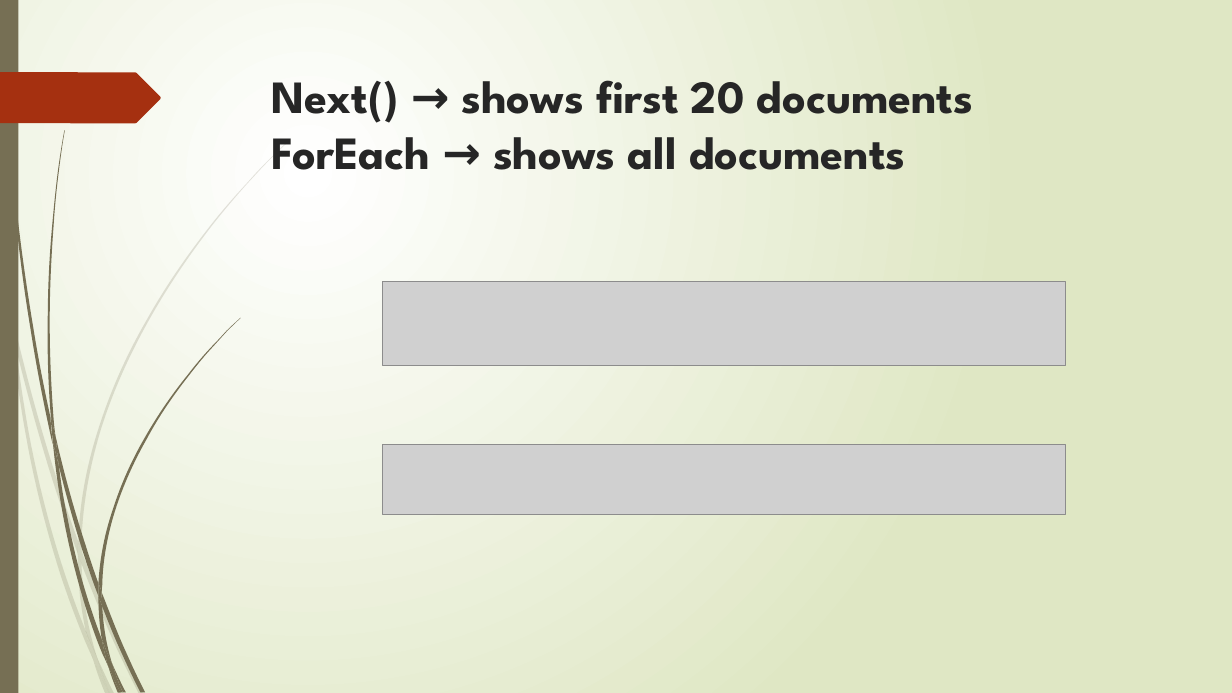
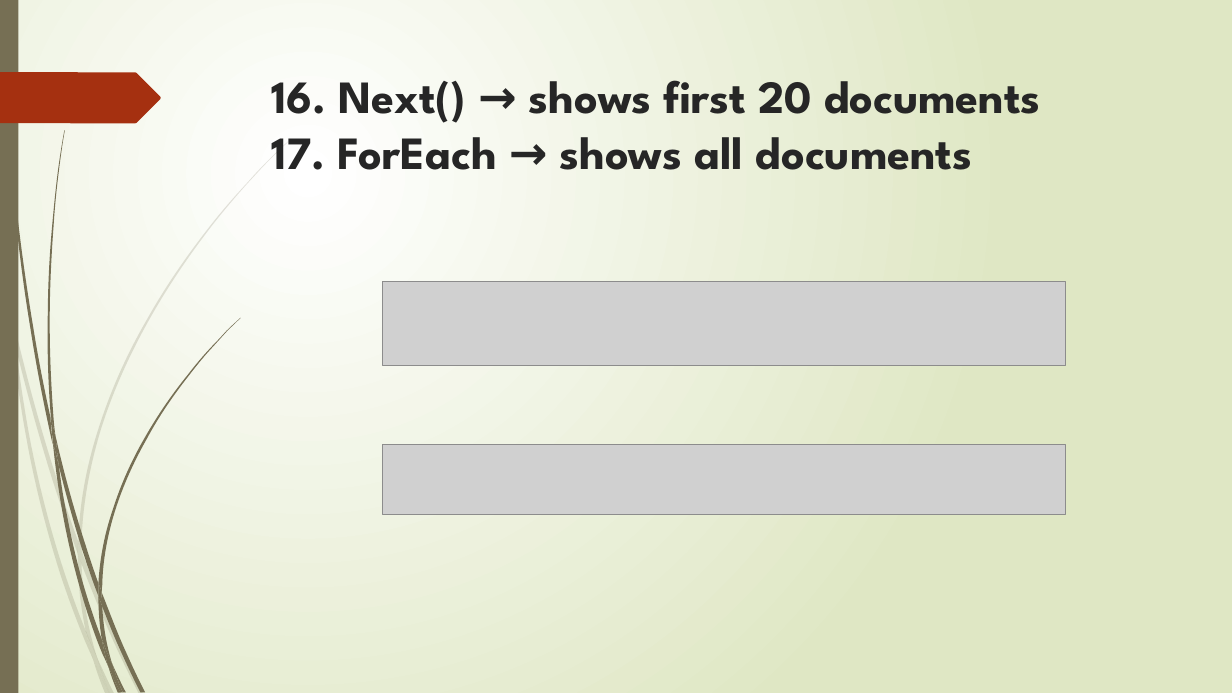
Before and after one commit to deepak127425/UST_Tasks, a slide deck: slide 23 of 1.MongoDB/4.MongoDB operations 13_Dec_2020/MongoDB operations.pptx. Drawn at 1232x693 pixels with LibreOffice and Linux fonts; fonts in the diff are those of the drawing; grey boxes stand for pictures. Boxes give left, top, right and bottom in pixels: in the first picture for what was removed or moved away, otherwise in the second. Text is boxed around its words. In the diff, an @@ line names an element or a change of style, - is before the commit and + after.

```diff
--- a/1.MongoDB/4.MongoDB operations 13_Dec_2020/MongoDB operations.pptx
+++ b/1.MongoDB/4.MongoDB operations 13_Dec_2020/MongoDB operations.pptx
@@ title at [271, 80, 1041, 170]: text changed @@
-Next() → shows first 20 documents
-ForEach → shows all documents
+16. Next() → shows first 20 documents
+17. ForEach → shows all documents
```
Also in this commit, not shown: 19 other slides changed.
